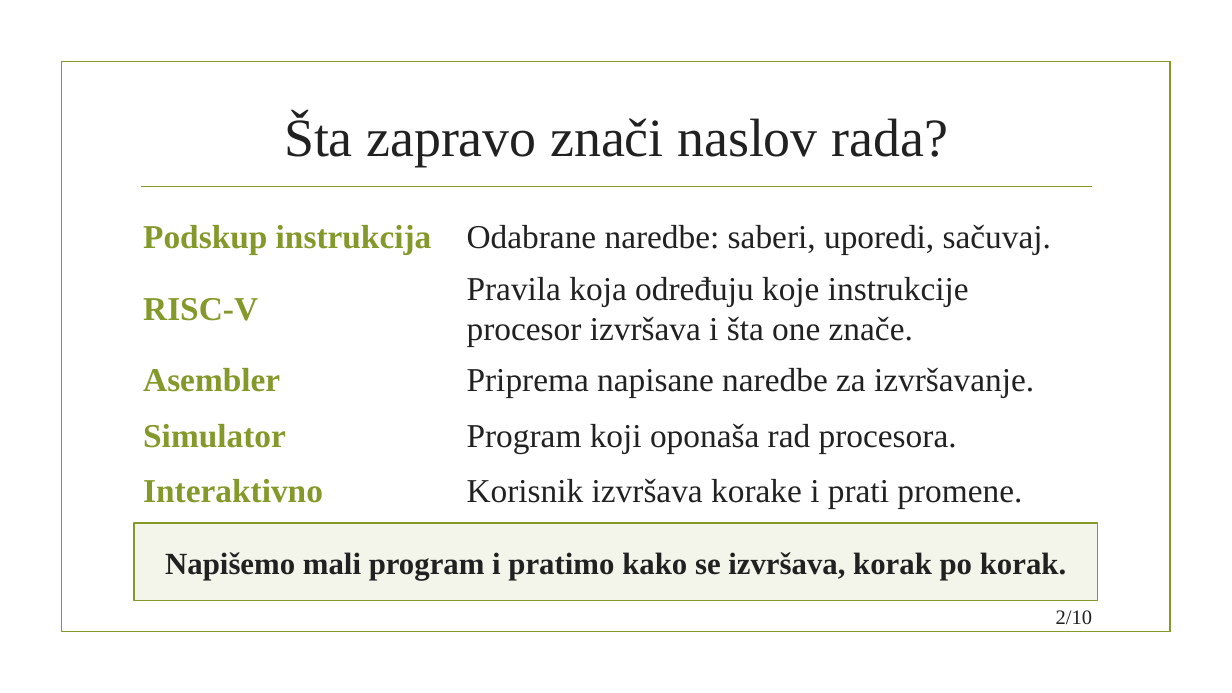
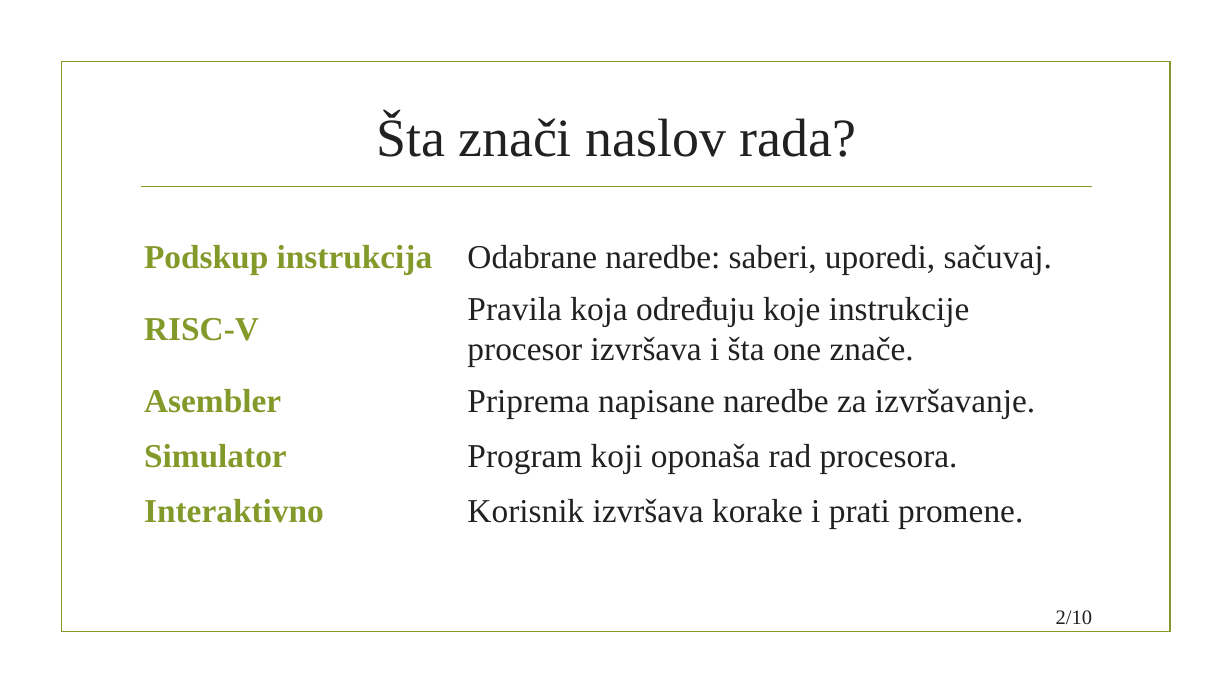
Before and after one commit to dunja-j/RiscV-debug-console, a slide deck: slide 2 of docs/prezentacija/Prezentacija-odbrana.pptx. Drawn at 1232x693 pixels with LibreOffice and Linux fonts; fonts in the diff are those of the drawing; background and template pictures are left out. Boxes give left, top, right and bottom in pixels: in the first picture for what was removed or moved away, otherwise in the second. Text is boxed around its words. In the diff, an @@ line names an element or a change of style, - is before the commit and + after.

```diff
--- a/docs/prezentacija/Prezentacija-odbrana.pptx
+++ b/docs/prezentacija/Prezentacija-odbrana.pptx
@@ text at (x1=376, y1=114, x2=856, y2=157): text changed @@
-Šta zapravo znači naslov rada?
+Šta znači naslov rada?
@@ 10 texts moved together from (x1=143, y1=224, x2=1051, y2=509) to (x1=144, y1=244, x2=1052, y2=529) @@
@@ rectangle removed at (x1=134, y1=523, x2=1098, y2=601) @@
@@ text removed at (x1=165, y1=552, x2=1066, y2=580) @@
-Napišemo mali program i pratimo kako se izvršava, korak po korak.
```
Also in this commit, not shown: 2 other slides changed.
